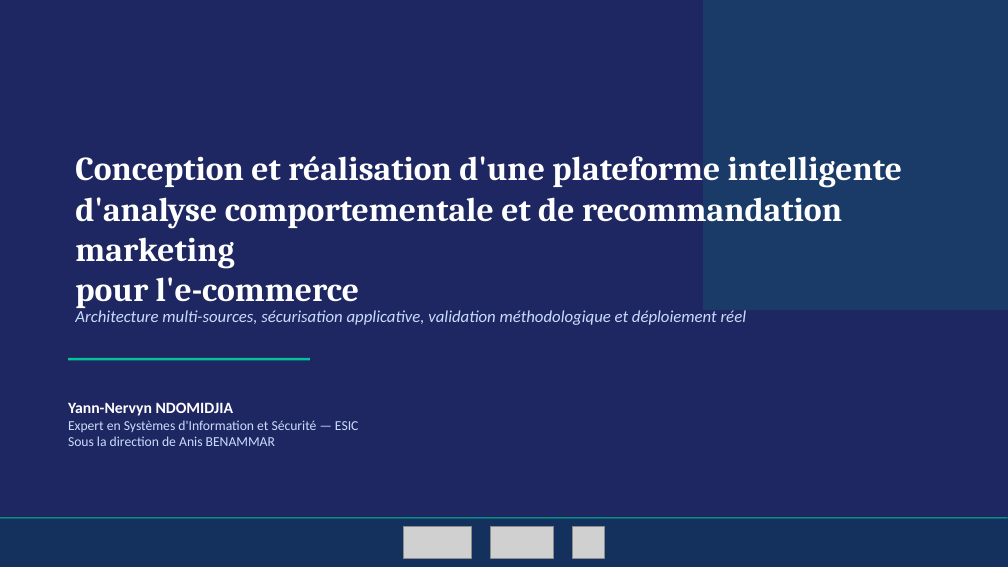
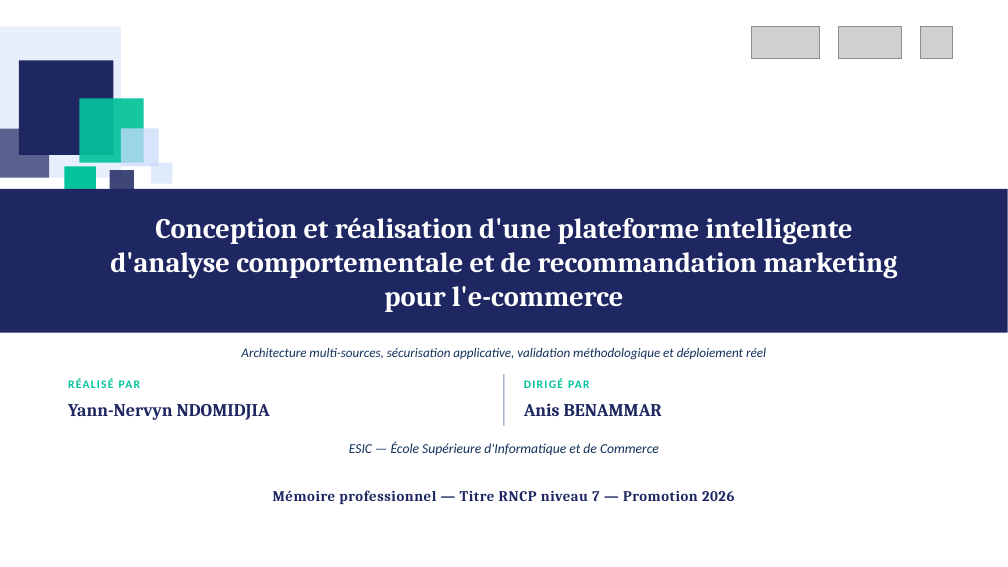
Before and after one commit to Ndomidjia/plateforme-ecommerce-kit, a slide deck: slide 1 of docs/Soutenance_M2_Plateforme_Ecommerce.pptx. Drawn at 1008x567 pixels with LibreOffice and Linux fonts; fonts in the diff are those of the drawing; grey boxes stand for pictures. Boxes give left, top, right and bottom in pixels: in the first picture for what was removed or moved away, otherwise in the second. Text is boxed around its words. In the diff, an @@ line names an element or a change of style, - is before the commit and + after.

```diff
--- a/docs/Soutenance_M2_Plateforme_Ecommerce.pptx
+++ b/docs/Soutenance_M2_Plateforme_Ecommerce.pptx
@@ background #1E2761 to #FFFFFF @@
@@ rectangle added at (0,26,121,178), fill #CADCFC at 45% opacity @@
@@ rectangle removed at (703,0,1008,310) @@
@@ 3 pictures: place and size @@
-3 pictures at (403,526,605,558)
+3 pictures at (752,26,953,58)
@@ rectangle added at (19,60,113,155), fill #1E2761 @@
@@ rectangle added at (79,98,144,163), fill #02C39A at 92% opacity @@
@@ rectangle added at (0,129,49,178), fill #1E2761 at 70% opacity @@
@@ rectangle added at (121,129,159,166), fill #CADCFC at 75% opacity @@
@@ rectangle added at (64,166,96,198), fill #02C39A @@
@@ rectangle added at (110,170,134,194), fill #1E2761 at 85% opacity @@
@@ rectangle added at (151,163,172,184), fill #CADCFC at 60% opacity @@
@@ rectangle added at (0,189,1008,333), fill #1E2761 @@
@@ title "Conception et réalisation d'une plateforme ...": place and size @@
-title "Conception et réalisation d'une plateforme ..." at (75,156,902,308)
+title "Conception et réalisation d'une plateforme ..." at (110,218,897,312)
@@ title "Conception et réalisation d'une plateforme ..." at (110,218,897,312): size 32 to 27 pt; alignment left to centre; vertical alignment top to middle @@
@@ text "Architecture multi-sources, sécurisation applicative, valida ...": place and size @@
-text "Architecture multi-sources, sécurisation applicative, valida ..." at (75,310,747,325)
+text "Architecture multi-sources, sécurisation applicative, valida ..." at (241,348,766,360)
@@ text "Architecture multi-sources, sécurisation applicative, valida ..." at (241,348,766,360): size 16 to 12.5 pt, text colour #CADCFC to #13315C; alignment left to centre @@
@@ line removed from (68, 359) to (310, 359) @@
@@ text added at (68,374,484,393), 11 pt, text #02C39A, bold @@
+RÉALISÉ PAR
@@ line added from (504, 374) to (504, 426), #7C8DB5 1 pt @@
@@ text added at (524,374,940,393), 11 pt, text #02C39A, bold @@
+DIRIGÉ PAR
@@ text removed at (68,402,358,446) @@
-Yann-Nervyn NDOMIDJIA
-Expert en Systèmes d'Information et Sécurité — ESIC
-Sous la direction de Anis BENAMMAR
@@ text added at (68,404,270,420), 17 pt, text #1E2761, bold @@
+Yann-Nervyn NDOMIDJIA
@@ text added at (524,403,662,416), 17 pt, text #1E2761, bold @@
+Anis BENAMMAR
@@ text added at (349,441,659,455), 13 pt, text #13315C, italic @@
+ESIC — École Supérieure d'Informatique et de Commerce
@@ text added at (273,490,734,504), 14 pt, text #1E2761, bold @@
+Mémoire professionnel — Titre RNCP niveau 7 — Promotion 2026
@@ rectangle removed at (0,518,1008,567) @@
@@ line removed from (0, 518) to (1008, 518) @@
```
Also in this commit, not shown: 5 other slides changed.
